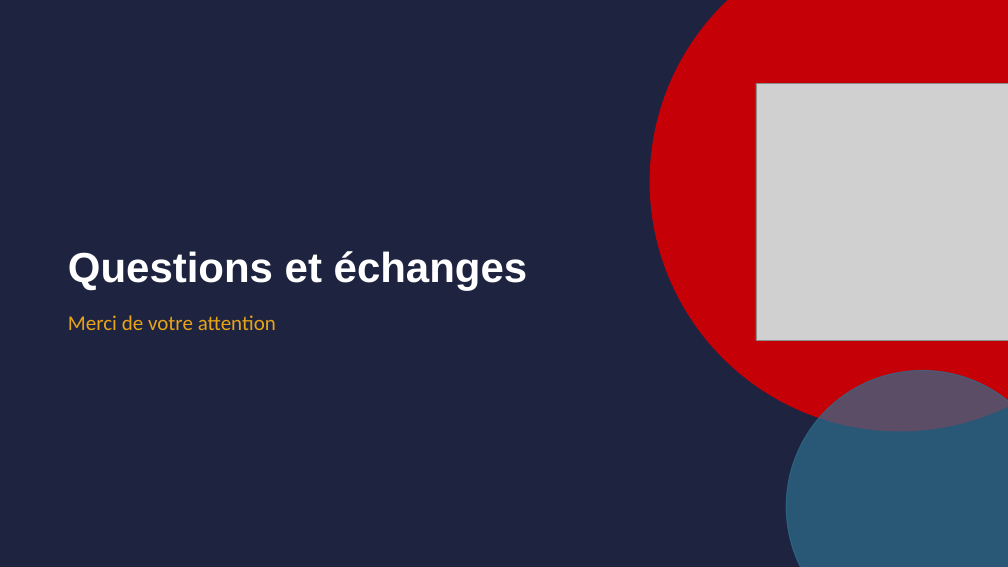
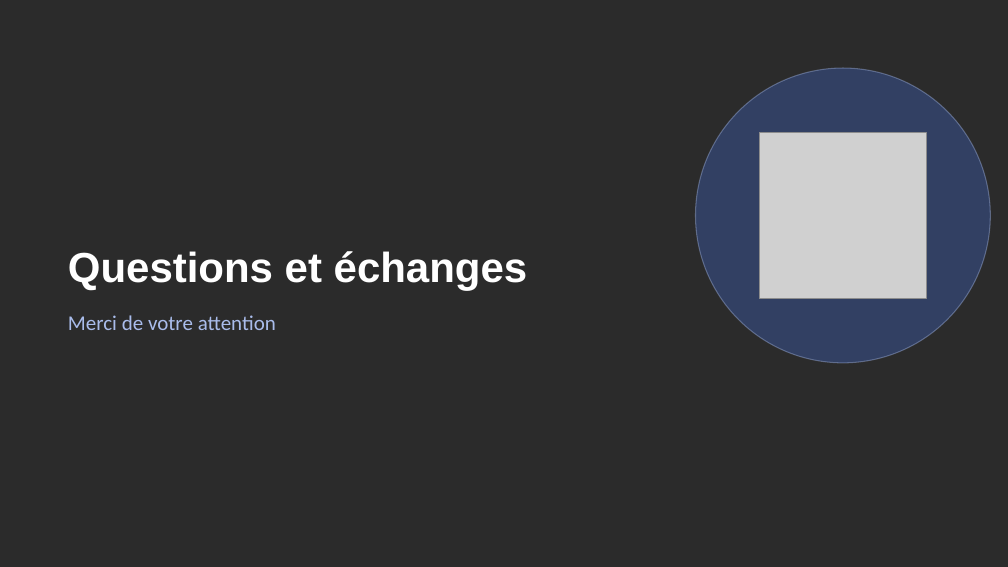
Before and after one commit to meledjearmel/portfolio-assets, a slide deck: slide 19 of formations/dti/presentation-division-terrestre-internationale.pptx (slide 17 before the commit). Drawn at 1008x567 pixels with LibreOffice and Linux fonts; fonts in the diff are those of the drawing; grey boxes stand for pictures; background and template pictures are left out; a plain dark background stands for a picture behind light text. Boxes give left, top, right and bottom in pixels: in the first picture for what was removed or moved away, otherwise in the second. Text is boxed around its words. In the diff, an @@ line names an element or a change of style, - is before the commit and + after.

```diff
--- a/formations/dti/presentation-division-terrestre-internationale.pptx
+++ b/formations/dti/presentation-division-terrestre-internationale.pptx
@@ background #1E2340 to picture (left out) @@
@@ ellipse removed at box(650, 0, 1008, 431) @@
@@ ellipse added at box(696, 68, 991, 363), fill #3B5BA9 at 45% opacity, outline #A9BCEB 1 pt @@
@@ picture: place and size @@
-picture at box(756, 83, 1008, 340)
+picture at box(760, 132, 926, 299)
@@ text "Merci de votre attention" at box(68, 315, 276, 330): text colour #E8A317 to #A9BCEB @@
@@ ellipse removed at box(786, 371, 1008, 567) @@
```
Also in this commit, not shown: 17 other slides changed, 2 slides added, 1 other file.
